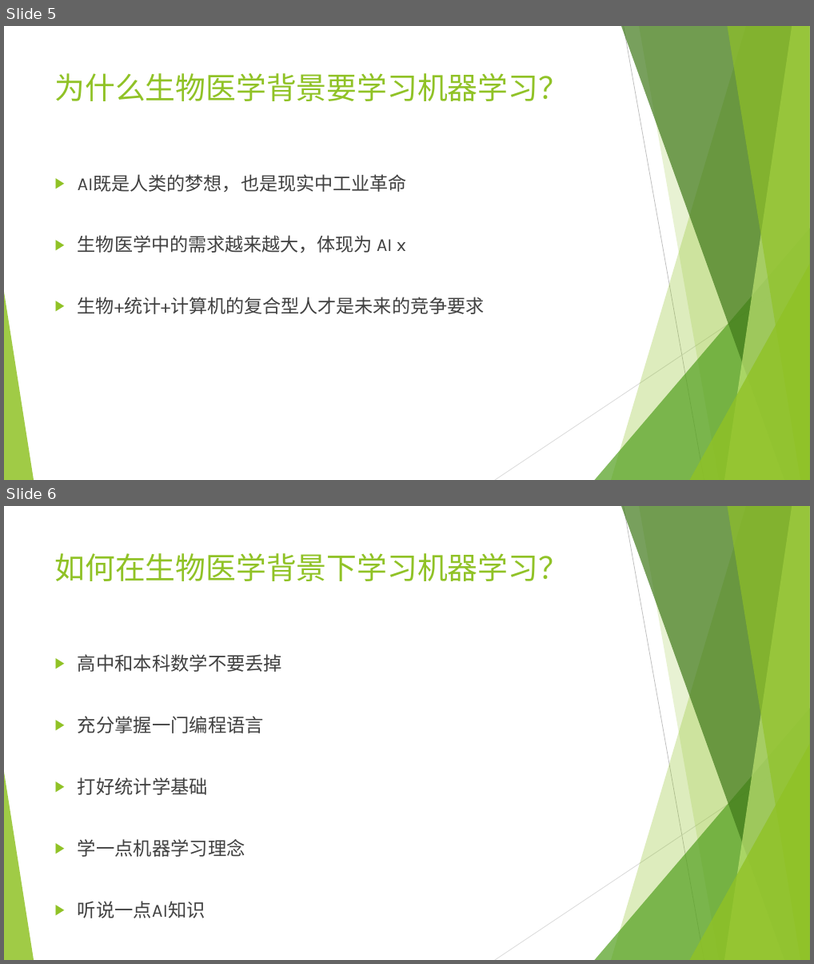
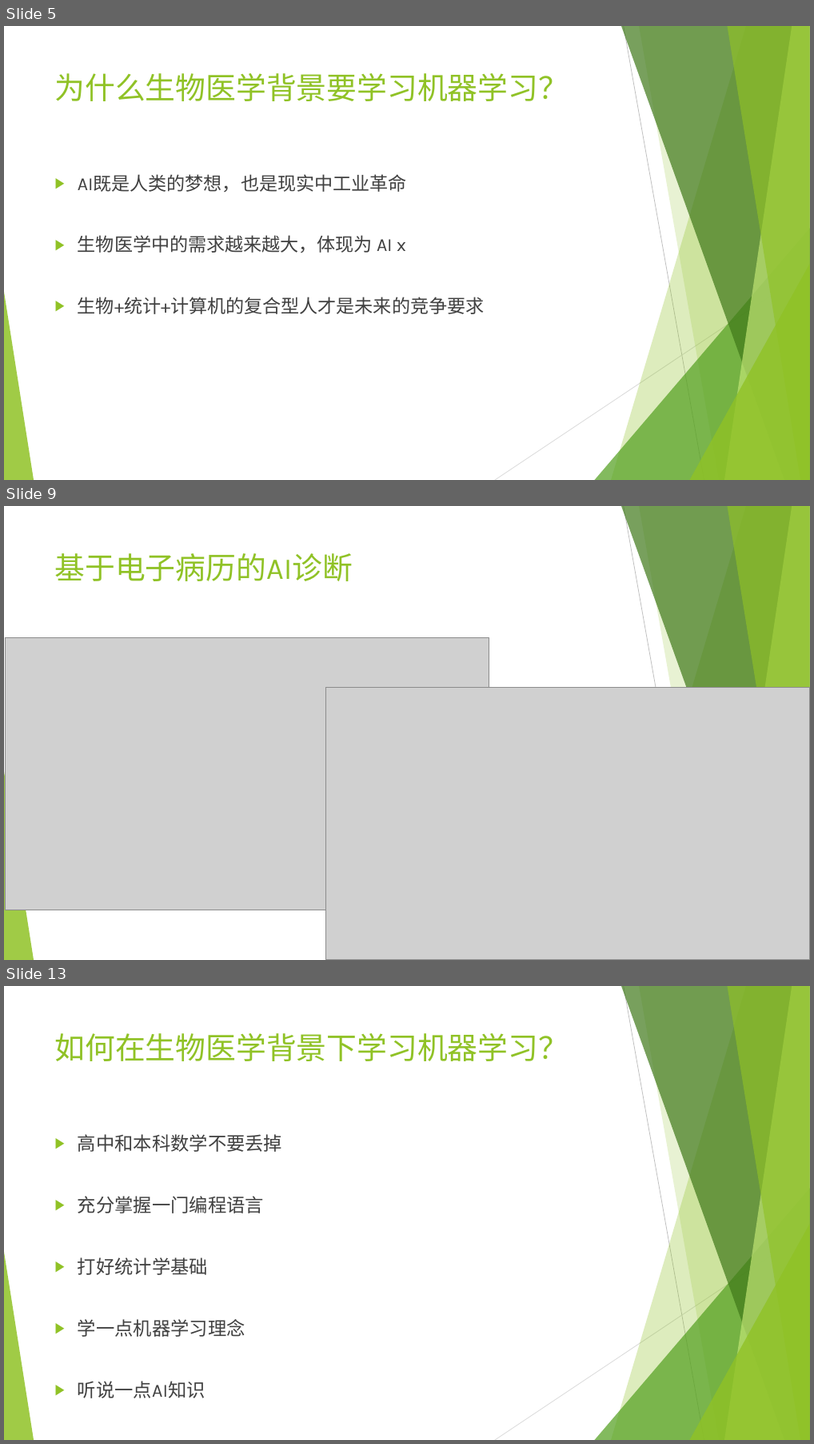
Before and after one commit to wangyi-fudan/BIOL130173, a slide deck: 0_why_and_how.pptx. Shown one above the other, each under a label of ours: slides 5 and 6 before the commit, slides 5, 9 and 13 after it; the slides between them are not shown. The pictures are 814x964 and 814x1444 pixels, drawn with LibreOffice and Linux fonts; fonts in the diff are those of the drawing; grey boxes stand for pictures. Boxes give left, top, right and bottom in pixels: in the first picture for what was removed or moved away, otherwise in the second. Text is boxed around its words. In the diff, an @@ line names an element or a change of style, - is before the commit and + after.

```diff
--- a/0_why_and_how.pptx
+++ b/0_why_and_how.pptx
@@ slide 9 added at [4, 506, 810, 960], background #FFFFFF; not listed: 10 template elements that a slide beside it also shows @@
@@ title added at [55, 553, 353, 581], 36 pt, text #90C226 @@
+基于电子病历的AI诊断
@@ picture added at [6, 637, 489, 909] @@
@@ picture added at [326, 688, 810, 960] @@
@@ what was slide 6 is now slide 13 @@
```
Also in this commit, not shown: 6 other slides added.
